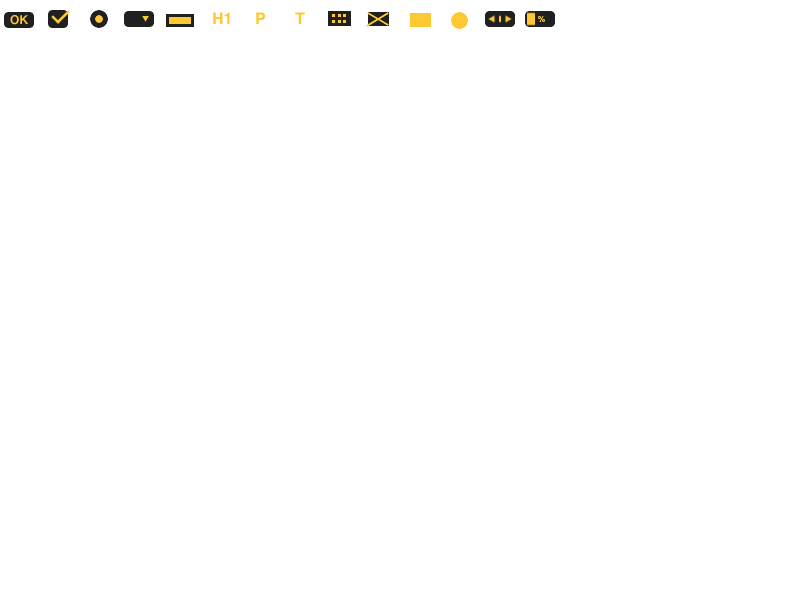
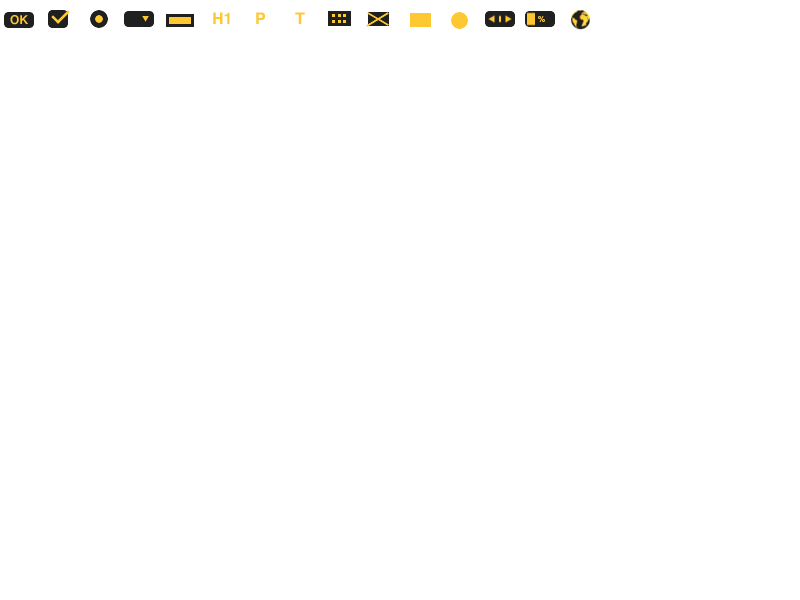
Comparing the layer stacks of the two 800x600 images. Changes:
added group "browser" with 3 layers above "ellipse" over left=571, top=10, right=590, bottom=30
added layer "small orange map" in group "browser" over left=571, top=10, right=590, bottom=30
